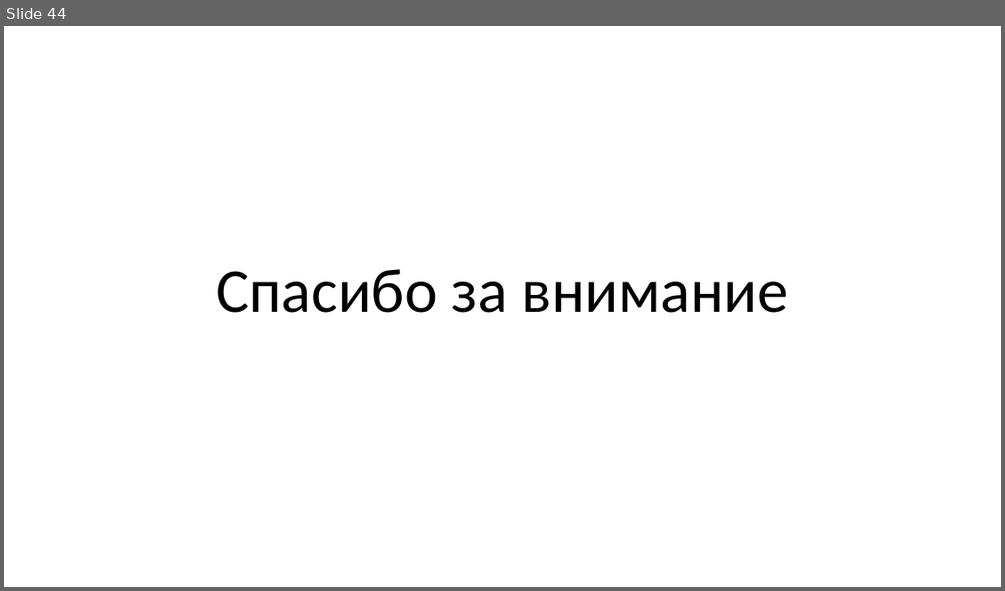
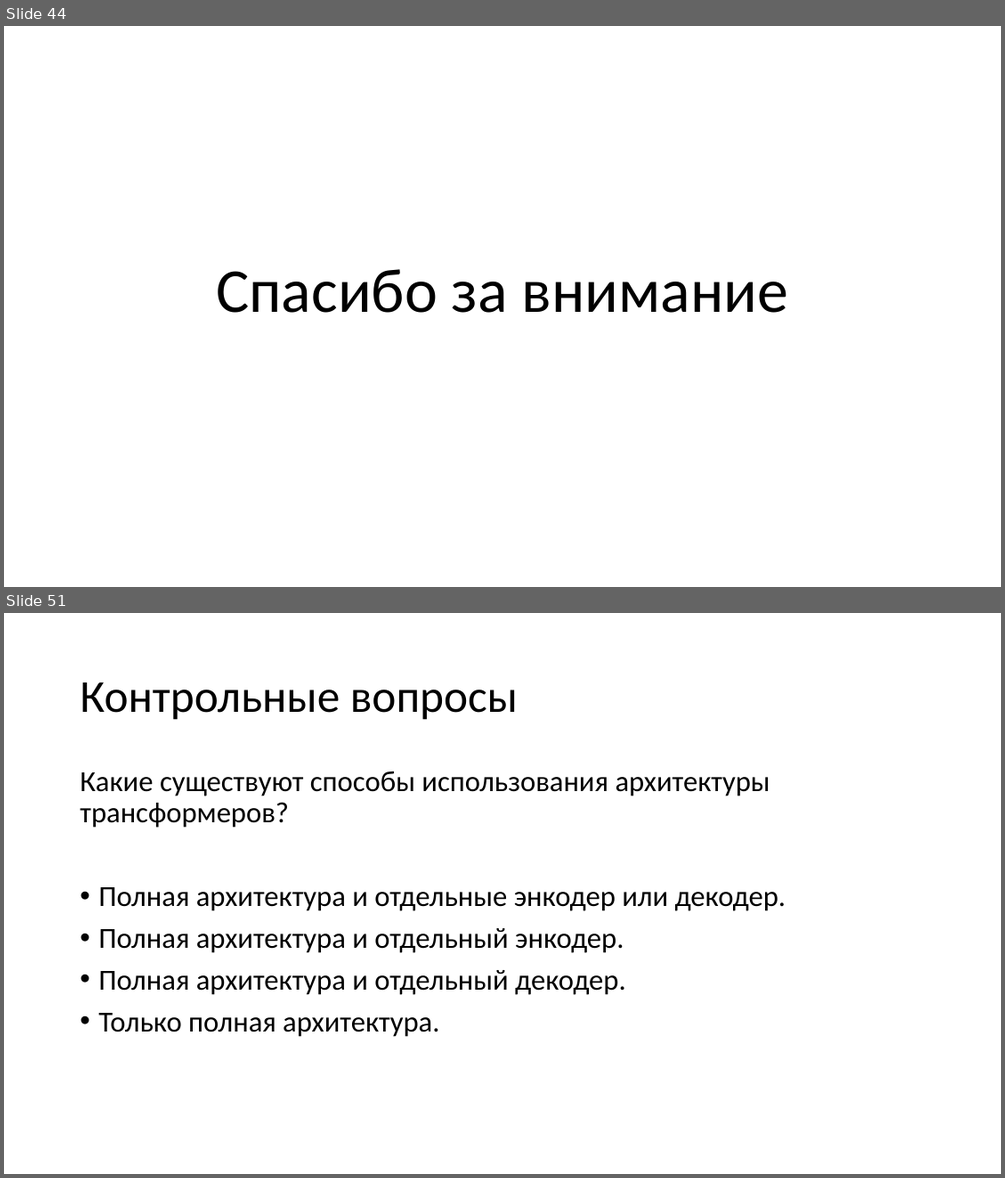
Before and after one commit to mosalov/AI_main_lectures, a slide deck: Лекция 12 21_04_2021.pptx. Shown one above the other, each under a label of ours: slide 44 before the commit, slides 44 and 51 after it; the slides between them are not shown. The pictures are 1005x591 and 1005x1178 pixels, drawn with LibreOffice and Linux fonts; fonts in the diff are those of the drawing. Boxes give left, top, right and bottom in pixels: in the first picture for what was removed or moved away, otherwise in the second. Text is boxed around its words. In the diff, an @@ line names an element or a change of style, - is before the commit and + after.

Commit message:
Добавил вопросы к лекции №12.

```diff
--- a/Лекция 12 21_04_2021.pptx
+++ b/Лекция 12 21_04_2021.pptx
@@ slide 51 added at (4, 613, 1001, 1174), background #FFFFFF @@
@@ title added at (80, 682, 518, 720), 44 pt, text #000000 @@
+Контрольные вопросы
@@ text added at (80, 771, 786, 1037), 28 pt, text #000000 @@
+Какие существуют способы использования архитектуры трансформеров?
+• Полная архитектура и отдельные энкодер или декодер.
+• Полная архитектура и отдельный энкодер.
+• Полная архитектура и отдельный декодер.
+• Только полная архитектура.
```
Also in this commit, not shown: 1 slide changed, 5 other slides added, 2 other files.
